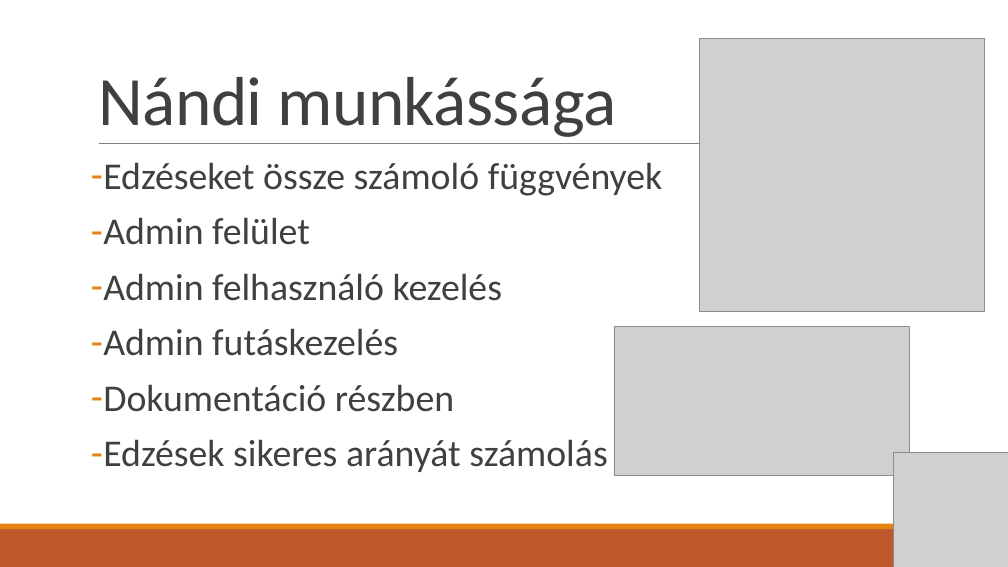
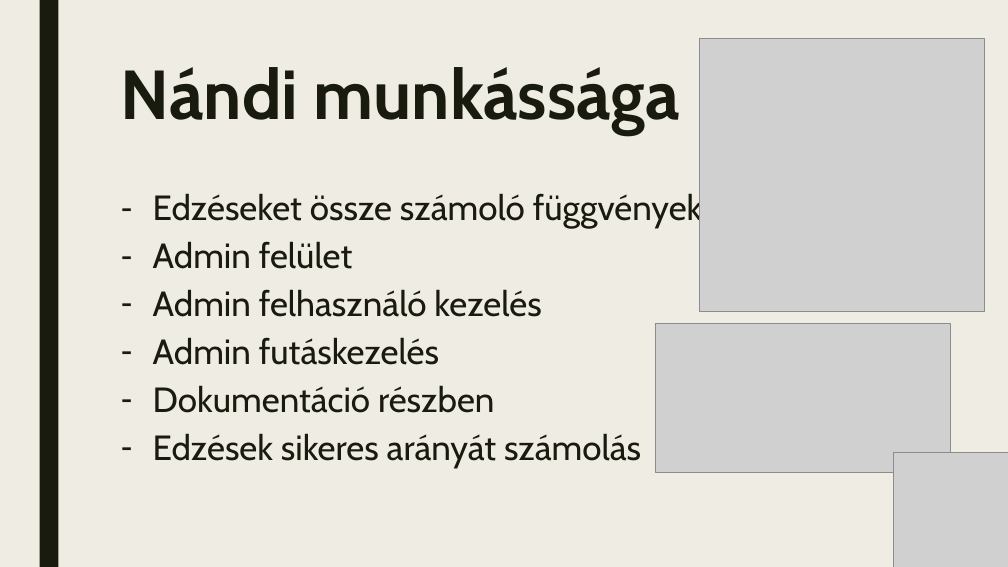
Before and after one commit to CsuszaTomi/DIN-Futoverseny, a slide deck: slide 5 of DIN-PTT.pptx. Drawn at 1008x567 pixels with LibreOffice and Linux fonts; fonts in the diff are those of the drawing; grey boxes stand for pictures. Boxes give left, top, right and bottom in pixels: in the first picture for what was removed or moved away, otherwise in the second. Text is boxed around its words. In the diff, an @@ line names an element or a change of style, - is before the commit and + after.

```diff
--- a/DIN-PTT.pptx
+++ b/DIN-PTT.pptx
@@ background #FFFFFF to #EFEDE3 @@
@@ rectangle added at (39, 0, 58, 567), fill #191B0E @@
@@ title "Nándi munkássága": place and size @@
-title "Nándi munkássága" at (98, 77, 616, 137)
+title "Nándi munkássága" at (121, 67, 680, 135)
@@ title "Nándi munkássága" at (121, 67, 680, 135): font Calibri to Cabin, text colour #404040 to #191B0E, letter spacing -0.5 to 0 pt, bold on; line spacing 0.85 to 0.89; vertical alignment bottom to top @@
@@ line removed from (99, 144) to (923, 144) @@
@@ text "Edzéseket össze számoló függvények": place and size @@
-text "Edzéseket össze számoló függvények" at (103, 162, 662, 472)
+text "Edzéseket össze számoló függvények" at (153, 191, 703, 468)
@@ text "Edzéseket össze számoló függvények" at (153, 191, 703, 468): size 36 to 33.3 pt, font Calibri to Cabin, text colour #404040 to #191B0E; indent changed; line spacing 0.9 to 0.84; less space between paragraphs @@
@@ picture: place and size @@
-picture at (614, 327, 910, 476)
+picture at (656, 324, 951, 473)
@@ rectangle removed at (0, 529, 1008, 567) @@
@@ rectangle removed at (0, 524, 1008, 529) @@
```
Also in this commit, not shown: 6 other slides changed.
